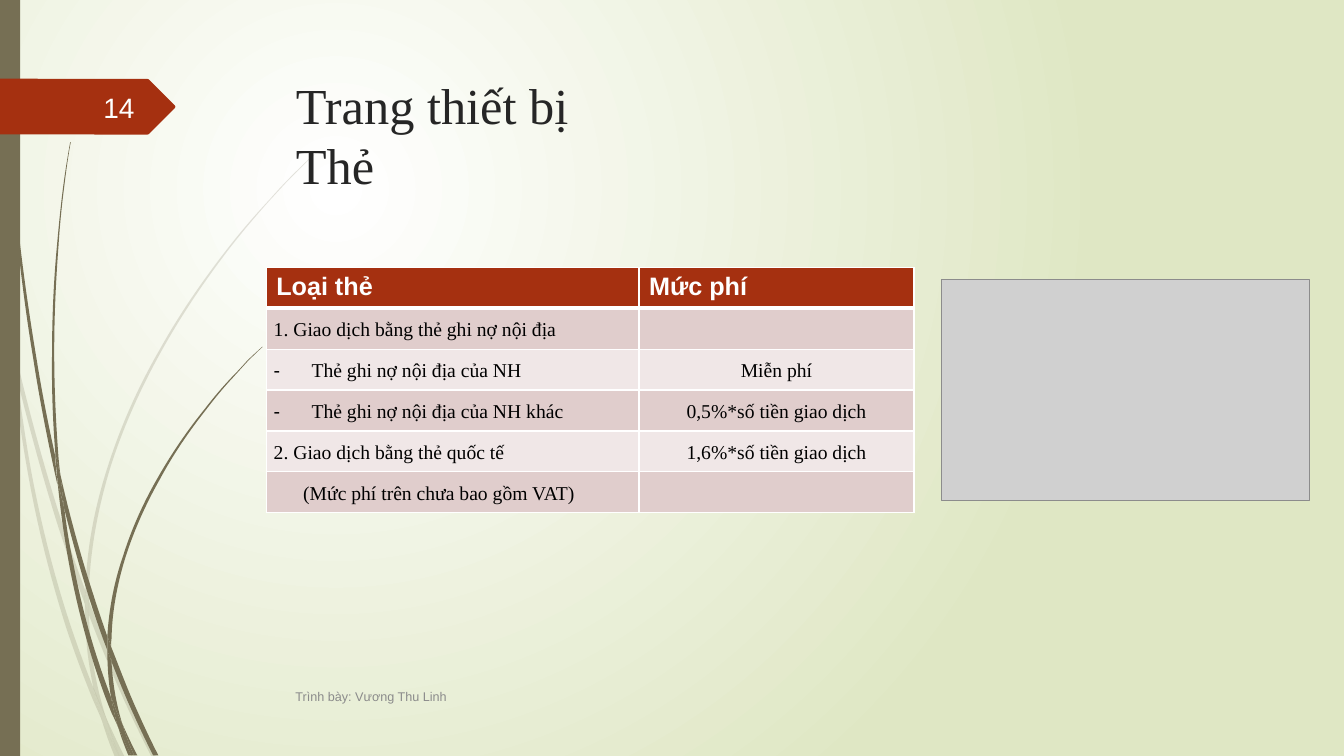
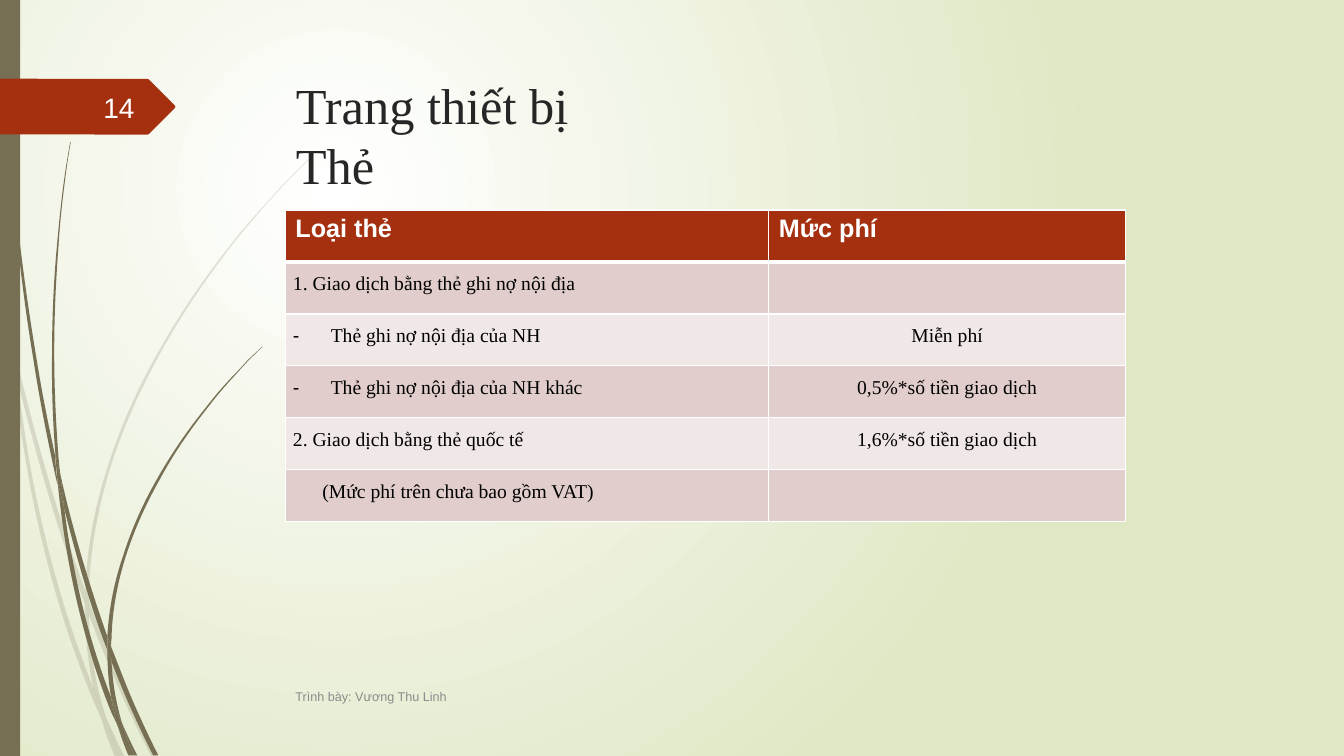
Before and after one commit to NguyenDuyCuong/QuyTrinhTheBV, a slide deck: slide 14 of trinh bay de cuong.pptx. Drawn at 1344x756 pixels with LibreOffice and Linux fonts; fonts in the diff are those of the drawing; grey boxes stand for pictures. Boxes give left, top, right and bottom in pixels: in the first picture for what was removed or moved away, otherwise in the second. Text is boxed around its words. In the diff, an @@ line names an element or a change of style, - is before the commit and + after.

```diff
--- a/trinh bay de cuong.pptx
+++ b/trinh bay de cuong.pptx
@@ table: place and size @@
-table at box(266, 267, 914, 512)
+table at box(285, 210, 1126, 521)
@@ picture removed at box(942, 279, 1310, 500) @@
```
Also in this commit, not shown: 1 other slide changed, 1 other file.
